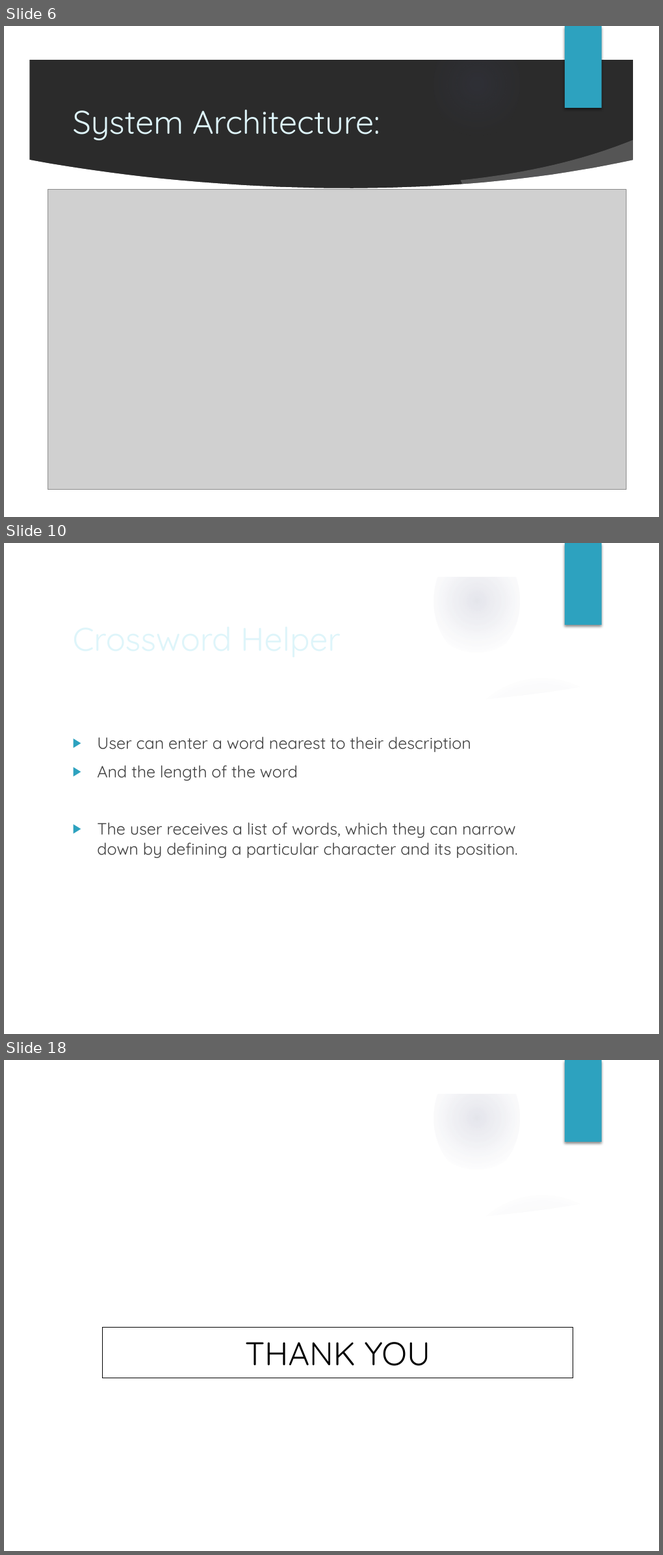
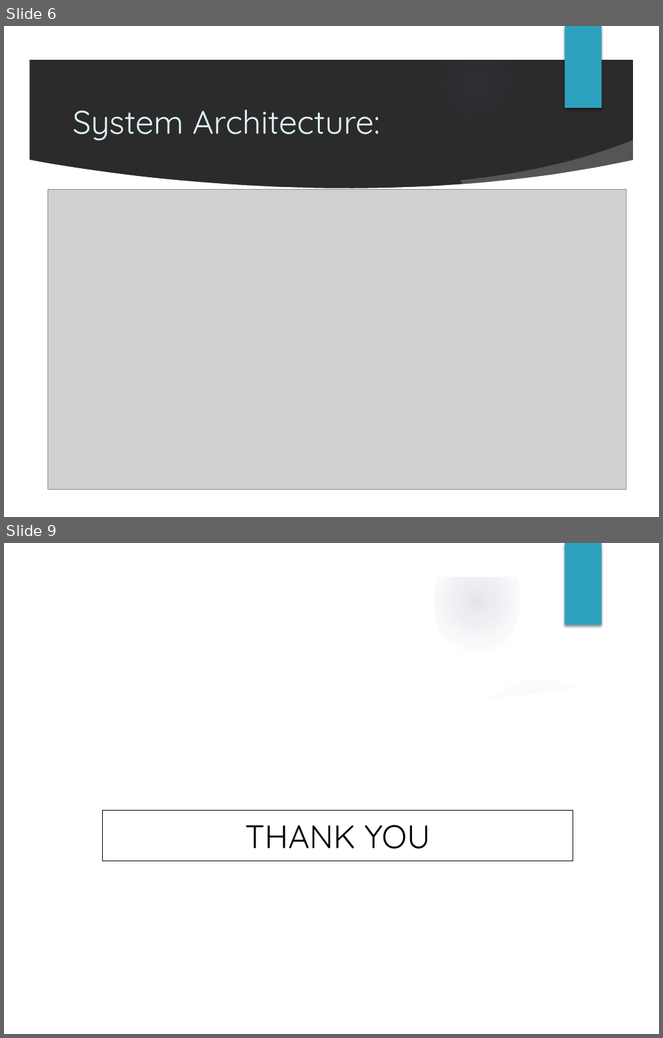
Before and after one commit to ritveak/Wordzone, a slide deck: Presentation final.pptx. Shown one above the other, each under a label of ours: slides 6, 10 and 18 before the commit, slides 6 and 9 after it; the slides between them are not shown. The pictures are 663x1555 and 663x1038 pixels, drawn with LibreOffice and Linux fonts; fonts in the diff are those of the drawing; grey boxes stand for pictures; background and template pictures are left out; a plain dark background stands for a picture behind light text. Boxes give left, top, right and bottom in pixels: in the first picture for what was removed or moved away, otherwise in the second. Text is boxed around its words. In the diff, an @@ line names an element or a change of style, - is before the commit and + after.

Commit message:
updated docs and gui for low level words

```diff
--- a/Presentation final.pptx
+++ b/Presentation final.pptx
@@ slide 10 removed at (x1=4, y1=543, x2=659, y2=1034), background picture (left out); not listed: 9 template elements that a slide beside it also shows @@
@@ title removed at (x1=66, y1=613, x2=538, y2=663) @@
-Crossword Helper
@@ text removed at (x1=97, y1=737, x2=518, y2=858) @@
-▶ User can enter a word nearest to their description
-▶ And the length of the word
-▶ The user receives a list of words, which they can narrow down by defining a particular character and its position.
@@ what was slide 18 is now slide 9 @@
```
Also in this commit, not shown: 2 slides added, 10 other slides removed, 3 other files.
